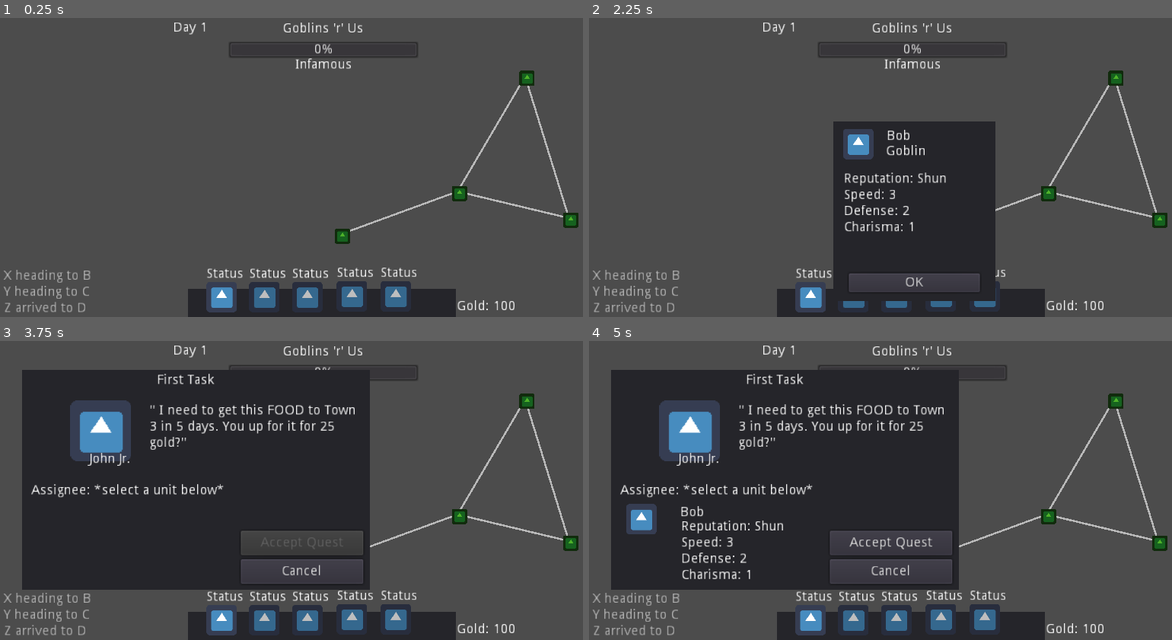
Above: before the commit, frames 1-4 (two rows, left to right).
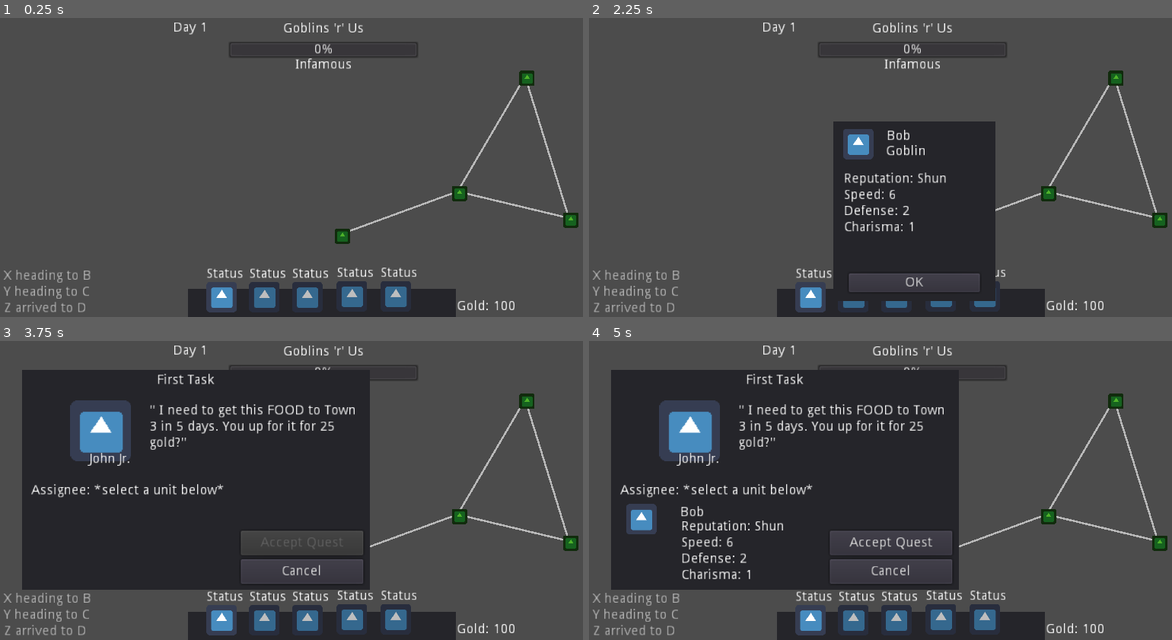
Above: after the commit, the same moments.

Repository: coderaurus/ludumdare-53
Game: Godot game, scene res://scenes/Main.tscn
The game is run twice, just before and just after one commit, with the same random seed, the same clock (stepped at 60 frames per second) and the same inputs. The engine's default icon, where the game draws it, is replaced by a stand-in: a white triangle on a blue panel in a dark square.
Inputs (mouse positions are in pixels of both pictures, inside the frame that each line leads up to):
- Up to frame 1 (0.25 s): no input
- Up to frame 2 (2.25 s): click (932, 236) at 0.52 s; click "Cancel" at 1.25 s; click (810, 296) at 2.02 s
- Up to frame 3 (3.75 s): click "OK" at 2.75 s; click (343, 559) at 3.52 s
- Up to frame 4 (5 s): click (810, 619) at 4.27 s

The runs differ from the first frame. In frame 1, 0.1% of the frame differs, in the area x 48-63%, y 1-5%; in frame 2, 0.2%; in frame 3, 0.1%; in frame 4, 0.2%, in the area x 23-63%, y 1-69%.

Commit message:
Add unit moving the created path toward goal

Diff:
--- a/project.godot
+++ b/project.godot
@@ -132,6 +132,7 @@
 [gui]
 
 common/drop_mouse_on_gui_input_disabled=true
+common/snap_controls_to_pixels=false
 
 [input]
 
--- a/scenes/Main.tscn
+++ b/scenes/Main.tscn
@@ -50,6 +50,7 @@
 position = Vector2( 192, 167 )
 script = ExtResource( 10 )
 portrait = ExtResource( 3 )
+speed = 6
 hired = true
 
 [node name="CollisionShape2D" type="CollisionShape2D" parent="Company/Units/Unit"]
--- a/scripts/Game.gd
+++ b/scripts/Game.gd
@@ -25,9 +25,11 @@
 func start_routing(quest: Quest, unit: Unit):
 	UI.start_routing()
 	routing_quest = quest
+	routing_quest.unit = unit
 	routing_unit = unit
 
 func cancel_routing():
+	routing_quest.unit = null
 	UI.cancel_routing(routing_unit, routing_quest)
 
 func select_road(st : Settlement):
@@ -102,3 +104,10 @@
 func close_neighbouring_settlements(for_st: Settlement):
 	var roads = map.get_roads_from(for_st)
 	map.disable_roads(roads)
+
+func close_routing(completed=true):
+	if completed:
+		UI.routing = false
+		map.disable_roads()
+	else:
+		routing_quest.unit = null
--- a/scripts/map/Map.gd
+++ b/scripts/map/Map.gd
@@ -72,7 +72,10 @@
 	return connected
 
 
-func disable_roads(roads):
+func disable_roads(roads = null):
+	if roads == null:
+		roads = $Roads.get_children()
+
 	for r in roads:
 		(r as Road).disable()
 		(r as Road).deselect()
@@ -84,4 +87,4 @@
 
 
 func move_quest_unit(u: Unit, roads):
-	print("Start moving!")
+	u.start_moving(roads)
--- a/scripts/map/Route Selection.gd
+++ b/scripts/map/Route Selection.gd
@@ -16,4 +16,5 @@
 func _confirm():
 	_close(false)
 	$Confirm.visible = false
+	System.game.close_routing(true)
 	System.game.map.move_quest_unit(System.game.routing_quest.unit, System.game.routing_roads_selected)
--- a/scripts/map/Unit.gd
+++ b/scripts/map/Unit.gd
@@ -17,6 +17,7 @@
 
 var quest = null
 var at
+var path
 
 signal on_inspect
 
@@ -37,3 +38,37 @@
 
 func is_hirable():
 	return System.game.company.gold >= pay
+
+
+func start_moving(roads):
+	path = roads
+	move()
+
+
+func move():
+	var tween = get_tree().create_tween()
+	var travel_time
+	var target
+	var distance
+	if path[0].s_node_a == at:
+		target = path[0].s_node_b
+		distance = (at.position as Vector2).distance_to(target.position)
+		travel_time = distance / speed * 0.7
+		tween.tween_property(self, "position", target.position, travel_time).from(at.position)
+	else:
+		target = path[0].s_node_a
+		distance = (at.position as Vector2).distance_to(target.position)
+		travel_time = distance / speed * 0.7
+		tween.tween_property(self, "position", target.position, travel_time)
+	# check events after movement
+	yield(tween, "finished")
+	at = target
+	path.pop_at(0)
+	#
+	# check events!
+	#
+	if path.size() > 0:
+		move()
+	else:
+		# quest complete!
+		pass
--- a/scripts/ui/Unit_Button.gd
+++ b/scripts/ui/Unit_Button.gd
@@ -9,6 +9,15 @@
 func _process(delta):
 	if rect_position != s_node.position:
 		rect_position = s_node.position
+		if !visible:
+			rect_scale = Vector2.ONE * 0.1
+			visible = true
+			var tween = get_tree().create_tween()
+			tween.tween_property(self, "rect_scale", Vector2.ONE, 0.1)
+	elif visible:
+		var tween = get_tree().create_tween()
+		tween.tween_property(self, "rect_scale", Vector2.ONE * 0.1, 0.1)
+		tween.tween_property(self, "visible", false, 0)
 
 
 func _on_inspect():
